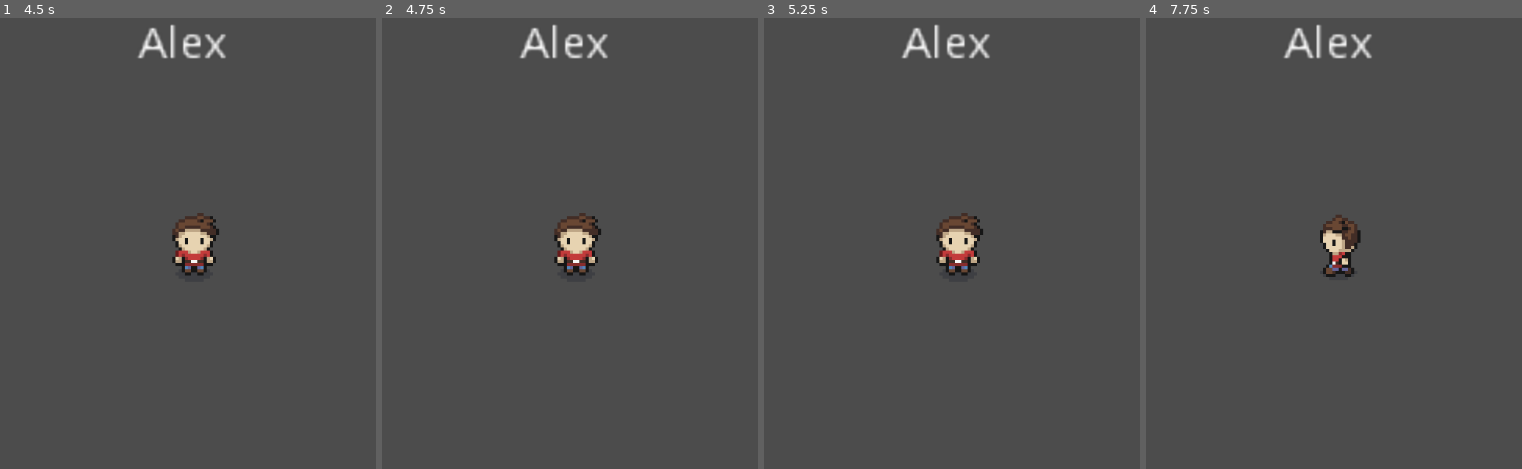
Above: before the commit, frames 1-4 (left to right).
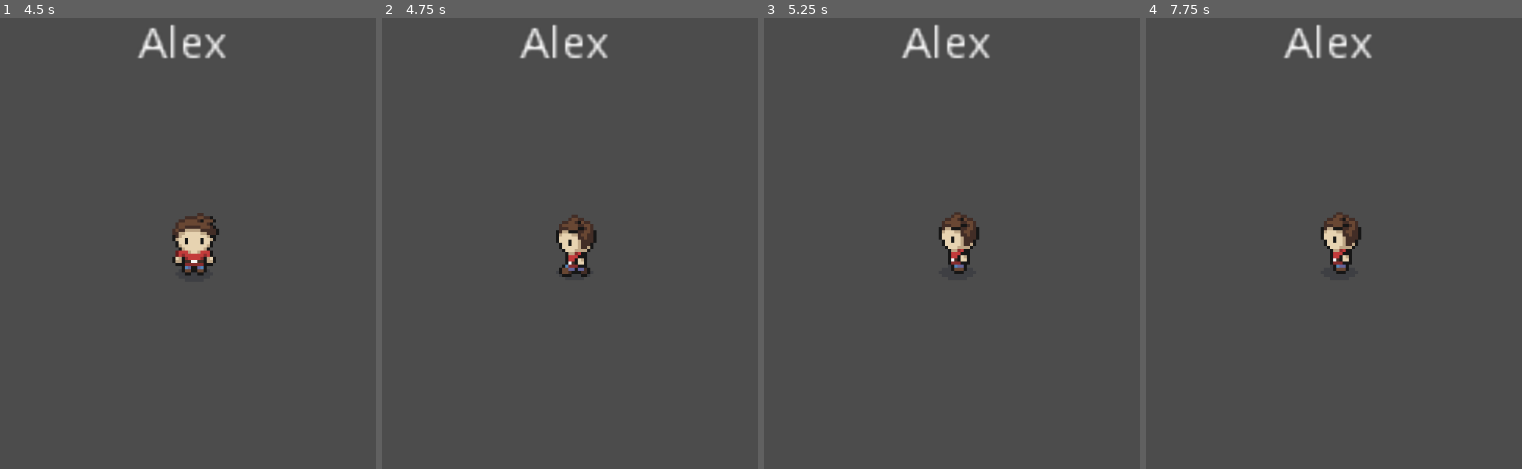
Above: after the commit, the same moments.

Repository: JU-2094/MindClub
Game: Godot game, scene res://scenes/Multmenu.tscn
Same seed, same stepped clock (60 frames per second), same inputs: the game is played once before the commit and once after it.
Inputs (mouse positions are in pixels of both pictures, inside the frame that each line leads up to):
- Up to frame 1 (4.5 s): click (206, 135) at 0.52 s; type "Alex" at 0.6 s; click (214, 320) at 0.75 s; type "Alex" at 0.83 s; click "CREATE" at 1.25 s; tap Enter at 2 s; drag from (282, 220) to (274, 144) at 2.02 s; drag from (195, 248) to (154, 342) at 2.77 s; move the mouse to (274, 144) at 3.52 s; click (274, 144) at 3.67 s; tap Space at 4.25 s; drag from (154, 342) to (outside the picture) at 4.27 s
- Up to frame 2 (4.75 s): no input
- Up to frame 3 (5.25 s): move the mouse to (outside the picture) at 5.02 s; click (outside the picture) at 5.17 s
- Up to frame 4 (7.75 s): tap Enter at 5.75, 7.25 s; drag from (outside the picture) to (1341, 248) at 5.77 s; tap Space at 6.5 s; move the mouse to (1382, 248) at 6.52 s; click (1382, 248) at 6.67 s; drag from (1221, 130) to (1179, 270) at 7.27 s

Frame 1 is identical in both runs. In frame 2, 1.0% of the frame differs, in the area x 45-59%, y 43-58%; in frame 3, 1.0%; in frame 4, 0.7%.
Error in both runs: Invalid get index '1' (on base: 'Array'). (res://scripts/Multmenu.gd:10)

Commit message:
swipe improved

Diff:
--- a/Players/Player.tscn
+++ b/Players/Player.tscn
@@ -349,11 +349,11 @@
 
 [sub_resource type="AnimationNodeStateMachine" id=75]
 states/attack_down/node = SubResource( 14 )
-states/attack_down/position = Vector2( 306, 409 )
+states/attack_down/position = Vector2( 188, 412 )
 states/attack_left/node = SubResource( 15 )
 states/attack_left/position = Vector2( 131, 130 )
 states/attack_right/node = SubResource( 16 )
-states/attack_right/position = Vector2( 768, 130 )
+states/attack_right/position = Vector2( 847, 157 )
 states/attack_up/node = SubResource( 17 )
 states/attack_up/position = Vector2( 306, 50 )
 states/dead/node = SubResource( 18 )
@@ -367,7 +367,7 @@
 states/idle_up/node = SubResource( 22 )
 states/idle_up/position = Vector2( 452, 130 )
 states/walk_down/node = SubResource( 23 )
-states/walk_down/position = Vector2( 585, 409 )
+states/walk_down/position = Vector2( 625, 389 )
 states/walk_left/node = SubResource( 24 )
 states/walk_left/position = Vector2( 131, 296 )
 states/walk_right/node = SubResource( 25 )
@@ -375,7 +375,7 @@
 states/walk_up/node = SubResource( 26 )
 states/walk_up/position = Vector2( 596, 44 )
 transitions = [ "idle_left", "attack_left", SubResource( 27 ), "idle_left", "walk_left", SubResource( 28 ), "idle_left" …(2011 unchanged characters)…
-graph_offset = Vector2( 0, -0.156483 )
+graph_offset = Vector2( 0, -17.7949 )
 
 [sub_resource type="AnimationNodeStateMachinePlayback" id=76]
 
@@ -419,9 +419,11 @@
 parameters/playback = SubResource( 76 )
 
 [node name="CollisionShape2D" type="CollisionShape2D" parent="."]
+visible = false
 shape = SubResource( 77 )
 
 [node name="Area2D" type="Area2D" parent="."]
+visible = false
 
 [node name="CollisionShape2D" type="CollisionShape2D" parent="Area2D"]
 shape = SubResource( 78 )
@@ -437,15 +439,16 @@
 process_method = "Fixed"
 
 [node name="AttackArea" type="Area2D" parent="SwipeDetector"]
-position = Vector2( 27.6864, -8.57825 )
+position = Vector2( -12.7806, 19.3943 )
 __meta__ = {
-"_edit_group_": true
+"_edit_group_": true,
+"_edit_lock_": true
 }
 
 [node name="CollisionPolygon2D" type="CollisionPolygon2D" parent="SwipeDetector/AttackArea"]
 position = Vector2( 13.7538, -16.0376 )
 scale = Vector2( 1.24476, 1 )
-polygon = PoolVector2Array( -53.5634, -6.83081, -41.8778, -10.1875, -24.7997, -9.8247, -7.12077, -5.71191, 3.31824, 15.1753, 3.31824, 35.1753, -14.7576, 35.1753, -17.0085, 21.3282, -24.7997, 10.1753, -40.2299, 9.95272, -48.0202, 17.4121, -53.2638, 33.4497, -69.7434, 33.0767, -68.3951, 16.6661, -63.601, 2.67986 )
+polygon = PoolVector2Array( 41.1, 22.37, 30.11, 40.87, 13.9, 52.3, -4.7, 54.69, -22.5, 47.63, -36.4, 32.32, -44.01, 11.43, -44.01, -11.43, -36.4, -32.32, -22.5, -47.63, -4.7, -54.69, 13.9, -52.3, 30.11, -40.87, 41.1, -22.37, 45, 0, 16.6962, 2.04705, 16.5464, -4.29339, 15.0483, -10.0744, 11.4527, -16.6013, 5.90955, -20.5175, -0.532493, -22.7553, -6.22546, -21.8229, -11.469, -18.6526, -15.9634, -12.6852, -17.3118, -6.15823, -18.0608, 1.11464, -17.0121, 7.45508, -14.4653, 13.7955, -10.7199, 18.2711, -5.32657, 19.9495, 0.965658, 20.3225, 7.25788, 18.2711, 12.052, 14.9144, 15.6475, 9.5064, 16.6962, 2.40486, 45.1611, 0.174648 )
 
 [node name="SwipeArea" type="Area2D" parent="SwipeDetector"]
 __meta__ = {
--- a/scripts/Player.gd
+++ b/scripts/Player.gd
@@ -27,7 +27,7 @@
 var lock_swipe
 var count_tolerance
 var flag_swipe
-export var nslots = 20
+export var nslots = 15
 
 #Network
 slave var slave_position = Vector2()
@@ -57,7 +57,7 @@
 
 func _ready():
 	# print(self.global_position)
-	dognut()
+	# dognut()
 	init_time = 0
 	elapsed_time = 0
 	anim_handler = get_node("Sprite/AnimationPlayer/AnimationTree").get("parameters/playback")
@@ -65,6 +65,7 @@
 	prev_dir = ""
 	prev_area = ""
 	lock_swipe = 0
+	flag_swipe = 0
 	pass
 
 func _physics_process(delta):
@@ -125,6 +126,7 @@
 		lock_area = partial_gesture.get_area().get_name()
 	elif partial_gesture.get_area().get_name() != "SwipeArea":
 		init_time = 0
+		flag_swipe = 0
 
 	#self.position=startpoint
 	pass
@@ -150,6 +152,9 @@
 
 
 func _on_SwipeDetector_swipe_ended( gesture ):
+	var check_dash = 0
+	var dir_str
+
 	if prev_area == lock_area:
 		lock_swipe = 0
 	endpoint = gesture.last_point()
@@ -165,22 +170,38 @@
 	# ToDo Add code for attack gestures. Only dash is considered
 	# The threshold for doing the dash is 40
 	# This only supports 4 directions (up, down, left, right)
-	if dir_vector.y != 0 and delta_x > DO_DASH:
-		return
-	elif dir_vector.x != 0 and delta_y > DO_DASH:
-		return
-
-	if gesture.get_speed() > 1000 and gesture.get_duration() < 0.2:
-		move_and_slide(dir_vector * DISTANCE_DASH , Vector2(0,0))
-		pass
-
-	# TODO ERROR HERE... TRY TO COMBINE CONDITIONS
-	print('delta_x::', delta_x, '  delta_y::', delta_y)
-	print(gesture.get_speed())
-	print(gesture.get_duration())
-	if flag_swipe and (delta_x >= DO_SWIPE_01_X) and (delta_y >= DO_SWIPE_01_Y):
-		print('ATTACK')
-		pass
+
+	print('----')
+	print('flag_swipe::', flag_swipe)
+	print('delta_x::', delta_x, ' , delta_y::', delta_y)
+	print('speed::', gesture.get_speed())
+	print('duration::', gesture.get_duration())
+
+
+	if flag_swipe:
+		if  (abs(delta_x) >= DO_SWIPE_01_X) and (abs(delta_y) >= DO_SWIPE_01_Y) and \
+			gesture.get_speed() > 500:
+			dir_str = map_dir(dir_vector)
+			if dir_str.find("up") != -1 :
+				dir_str = "down"
+			elif dir_str.find("down") != -1:
+				dir_str = "up"
+			print('attack for dir::', dir_str)
+			if dir_str in ["down", "up", "left", "right"]:
+				print('execute attack')
+				anim_handler.travel("idle_"+dir_str)
+				anim_handler.travel("attack_"+dir_str)
+
+		else:
+			check_dash = 1
+
+	if !flag_swipe or check_dash:
+		if dir_vector.y != 0 and delta_x > DO_DASH:
+			return
+		elif dir_vector.x != 0 and delta_y > DO_DASH:
+			return
+		if gesture.get_speed() > 1000 and gesture.get_duration() < 0.2:
+			move_and_slide(dir_vector * DISTANCE_DASH , Vector2(0,0))
 
 
 
@@ -191,6 +212,7 @@
 	print("speed:", gesture.get_speed())
 	print("duration:,", gesture.get_duration())
 	"""
+	flag_swipe = 0
 	pass
 
 func _on_SwipeDetector_swiped( gesture ):
@@ -217,22 +239,29 @@
 func _on_SwipeDetector_pattern_detected(pattern_name, actual_gesture):
 	print('Pattern detected::', pattern_name)
 	pass # Replace with function body.
+
+
+"""
+nslots - amount of points
+number multiplying the angle is the anchor
+
+"""
 func dognut():
 	var cnt =1
 	var temppoint = Vector2()
 	print("inner circle:")
 	for i in range(0,nslots):
 		var angle = cnt *(360/nslots)
-		temppoint.x=self.position.x+ 100 * cos(deg2rad(angle))
-		temppoint.y=self.position.y+ 100 * sin(deg2rad(angle))
+		temppoint.x=self.position.x+ 10* cos(deg2rad(angle))
+		temppoint.y=self.position.y+ 15 * sin(deg2rad(angle))
 		print(temppoint)
 		cnt = cnt +1
 	print("outer circle:")
 	cnt =1
 	for i in range(0,nslots):
 		var angle = cnt *(360/nslots)
-		temppoint.x=self.position.x+ 200 * cos(deg2rad(angle))
-		temppoint.y=self.position.y+ 200 * sin(deg2rad(angle))
+		temppoint.x=self.position.x+ 45 * cos(deg2rad(angle))
+		temppoint.y=self.position.y+ 55 * sin(deg2rad(angle))
 		print(temppoint)
 		cnt = cnt +1
 	pass
